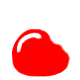
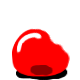
Two versions of the same layered image (80 × 80). Layer-by-layer changes:
painted on "新規レイヤー" over [16,65,68,80]
